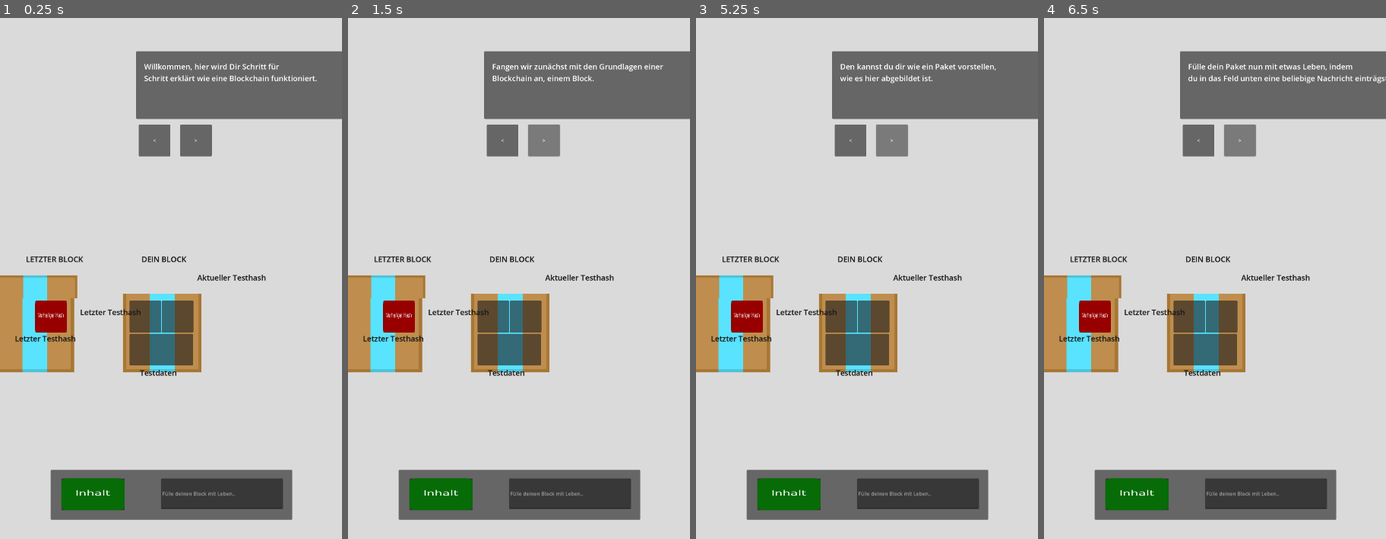
Above: before the commit, frames 1-4 (left to right).
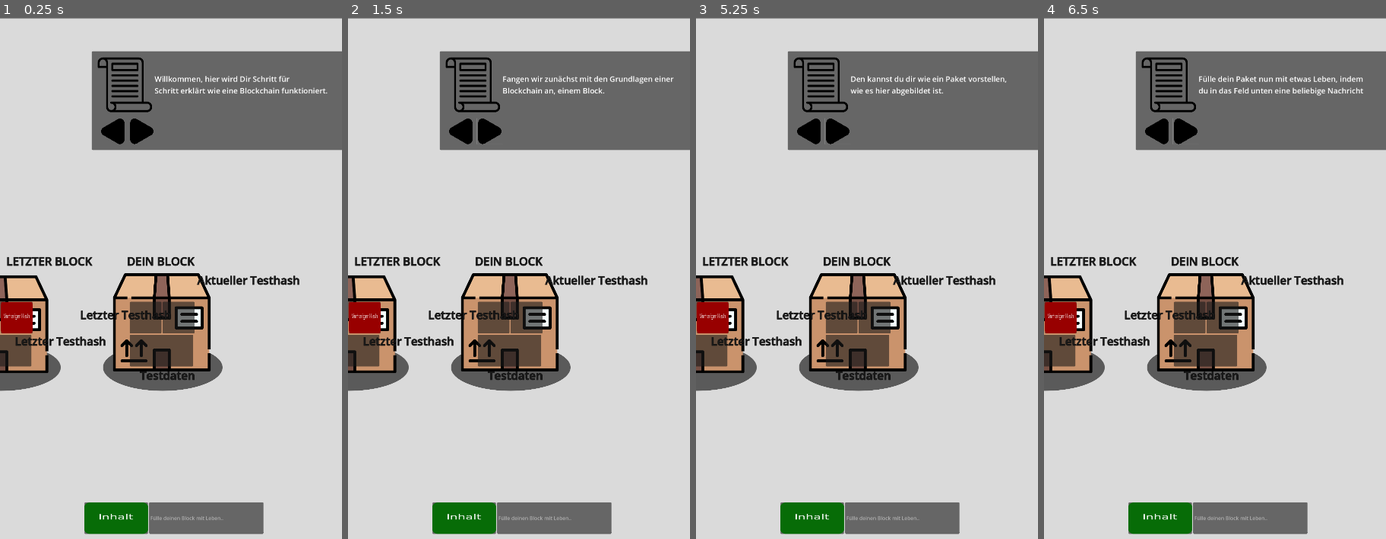
Above: after the commit, the same moments.

Repository: kkulber/blockchain
Game: Godot game, scene res://scenes/main.tscn
Same seed, same stepped clock (60 frames per second), same inputs: the game is played once before the commit and once after it.
Inputs (mouse positions are in pixels of both pictures, inside the frame that each line leads up to; where the layout moved, square brackets give the same spot in the first picture):
- Up to frame 1 (0.25 s): no input
- Up to frame 2 (1.5 s): click (460, 132) [501, 143] at 0.5 s; click (488, 132) [542, 143] at 1.25 s
- Up to frame 3 (5.25 s): click (808, 132) [849, 143] at 2 s; click (836, 132) [890, 143] at 2.75 s; click (808, 132) [849, 143] at 3.5 s; click (836, 132) [890, 143] at 4.25 s; tap Enter at 5 s
- Up to frame 4 (6.5 s): tap Space at 5.75 s

The runs differ from the first frame. In frame 1, 25% of the frame differs, in the area x 0-100%, y 0-100%; in frame 2, 25%; in frame 3, 25%; in frame 4, 25%.

Commit message:
Visual changes and quests working

Diff:
--- a/scenes/main.tscn
+++ b/scenes/main.tscn
@@ -1,18 +1,22 @@
-[gd_scene load_steps=12 format=3 uid="uid://dp0miaek6fwkg"]
+[gd_scene load_steps=14 format=3 uid="uid://dp0miaek6fwkg"]
 
 [ext_resource type="Script" uid="uid://ck2oqndpp715y" path="res://scripts/main.gd" id="1_lquwl"]
-[ext_resource type="Texture2D" uid="uid://bg8ehqpa8upe6" path="res://images/Paket.svg" id="2_o6xl0"]
+[ext_resource type="Texture2D" uid="uid://chku1xcq2qd8k" path="res://images/package.png" id="2_85g3d"]
+[ext_resource type="Texture2D" uid="uid://bkqbr6erkgyeg" path="res://images/ellipse.png" id="2_ya4ey"]
 [ext_resource type="PackedScene" uid="uid://delhpy0pbys1y" path="res://scenes/dad_rect.tscn" id="3_jyhfs"]
 [ext_resource type="PackedScene" uid="uid://dfgts0ldpgl01" path="res://scenes/dad_square.tscn" id="3_tbgi4"]
 [ext_resource type="Texture2D" uid="uid://bq0chd0f1jldb" path="res://images/PreviousHash.png" id="4_tefeu"]
 [ext_resource type="Texture2D" uid="uid://beaxmuatvovju" path="res://images/Data.png" id="5_o6xl0"]
-[ext_resource type="Texture2D" uid="uid://cgjmglf5fs7jg" path="res://images/PaketTop.svg" id="5_tipki"]
 [ext_resource type="Script" uid="uid://cly6rpvjpmjry" path="res://scripts/hashgenerator.gd" id="6_tefeu"]
 [ext_resource type="Script" uid="uid://sxao0ue5uobb" path="res://scripts/questcontainer.gd" id="9_85g3d"]
+[ext_resource type="Texture2D" uid="uid://cwx1als7pvpjg" path="res://images/quest.png" id="10_choun"]
+[ext_resource type="Texture2D" uid="uid://briaqfeif6avu" path="res://images/play-button.png" id="10_ya4ey"]
 
 [sub_resource type="LabelSettings" id="LabelSettings_tbgi4"]
-font_size = 24
+font_size = 36
 font_color = Color(0.101960786, 0.101960786, 0.101960786, 1)
+outline_size = 3
+outline_color = Color(0, 0, 0, 1)
 shadow_size = 5
 shadow_color = Color(0, 0, 0, 0.08627451)
 shadow_offset = Vector2(0, 0)
@@ -27,10 +31,12 @@
 
 [node name="CanvasLayer" type="CanvasLayer" parent="."]
 
-[node name="ColorRect" type="ColorRect" parent="CanvasLayer"]
+[node name="Background" type="ColorRect" parent="CanvasLayer"]
 anchors_preset = 15
 anchor_right = 1.0
 anchor_bottom = 1.0
+offset_top = 1.0
+offset_bottom = 1.0
 grow_horizontal = 2
 grow_vertical = 2
 color = Color(0.85490197, 0.85490197, 0.85490197, 1)
@@ -38,74 +44,96 @@
 [node name="YourBlock" type="Node2D" parent="CanvasLayer"]
 position = Vector2(383, 832)
 
-[node name="Paket" type="Sprite2D" parent="CanvasLayer/YourBlock"]
-position = Vector2(129, 161)
-scale = Vector2(0.19, 0.19)
-texture = ExtResource("2_o6xl0")
-
-[node name="data_rect" parent="CanvasLayer/YourBlock" instance=ExtResource("3_jyhfs")]
-offset_left = 26.0
-offset_top = 163.0
-offset_right = 226.0
-offset_bottom = 263.0
-metadata/_edit_use_anchors_ = true
-
-[node name="pointer_square" parent="CanvasLayer/YourBlock" instance=ExtResource("3_tbgi4")]
-offset_left = 26.0
-offset_top = 59.0
-offset_right = 126.0
-offset_bottom = 159.0
-metadata/_edit_use_anchors_ = true
-
-[node name="hash_square" parent="CanvasLayer/YourBlock" instance=ExtResource("3_tbgi4")]
-offset_left = 128.0
-offset_top = 59.0
-offset_right = 228.0
-offset_bottom = 159.0
-metadata/_edit_use_anchors_ = true
-
-[node name="PaketTop" type="Sprite2D" parent="CanvasLayer/YourBlock"]
-position = Vector2(128.99998, -85)
-scale = Vector2(0.19, 0.19)
-texture = ExtResource("5_tipki")
+[node name="Shadow" type="Sprite2D" parent="CanvasLayer/YourBlock"]
+modulate = Color(1, 1, 1, 0.5882353)
+position = Vector2(131, 269)
+scale = Vector2(0.7373047, 0.41041374)
+texture = ExtResource("2_ya4ey")
+
+[node name="Package" type="Sprite2D" parent="CanvasLayer/YourBlock"]
+position = Vector2(128, 127)
+scale = Vector2(0.6035156, 0.6035156)
+texture = ExtResource("2_85g3d")
+
+[node name="VBoxContainer" type="VBoxContainer" parent="CanvasLayer/YourBlock"]
+anchors_preset = -1
+offset_left = 27.0
+offset_top = 62.0
+offset_right = 231.0
+offset_bottom = 266.0
+grow_horizontal = 2
+grow_vertical = 2
+
+[node name="HBoxContainer" type="HBoxContainer" parent="CanvasLayer/YourBlock/VBoxContainer"]
+layout_mode = 2
+
+[node name="pointer_square" parent="CanvasLayer/YourBlock/VBoxContainer/HBoxContainer" instance=ExtResource("3_tbgi4")]
+layout_mode = 2
+metadata/_edit_use_anchors_ = true
+
+[node name="hash_square" parent="CanvasLayer/YourBlock/VBoxContainer/HBoxContainer" instance=ExtResource("3_tbgi4")]
+layout_mode = 2
+metadata/_edit_use_anchors_ = true
+
+[node name="data_rect" parent="CanvasLayer/YourBlock/VBoxContainer" instance=ExtResource("3_jyhfs")]
+layout_mode = 2
+metadata/_edit_use_anchors_ = true
 
 [node name="LastBlock" type="Node2D" parent="CanvasLayer"]
-position = Vector2(-17, 832)
-
-[node name="Paket" type="Sprite2D" parent="CanvasLayer/LastBlock"]
-position = Vector2(127, 161)
-scale = Vector2(0.19, 0.19)
-texture = ExtResource("2_o6xl0")
-
-[node name="hash_square" parent="CanvasLayer/LastBlock" instance=ExtResource("3_tbgi4")]
-offset_left = 128.0
-offset_top = 59.0
-offset_right = 228.0
-offset_bottom = 159.0
+position = Vector2(-130, 832)
+
+[node name="Shadow" type="Sprite2D" parent="CanvasLayer/LastBlock"]
+modulate = Color(1, 1, 1, 0.5882353)
+position = Vector2(133, 269)
+scale = Vector2(0.7373047, 0.41041374)
+texture = ExtResource("2_ya4ey")
+
+[node name="Package" type="Sprite2D" parent="CanvasLayer/LastBlock"]
+position = Vector2(128.00002, 133)
+scale = Vector2(0.6035156, 0.6035156)
+texture = ExtResource("2_85g3d")
+
+[node name="VBoxContainer" type="VBoxContainer" parent="CanvasLayer/LastBlock"]
+anchors_preset = -1
+offset_left = 29.0
+offset_top = 62.0
+offset_right = 233.0
+offset_bottom = 266.0
+grow_horizontal = 2
+grow_vertical = 2
+
+[node name="HBoxContainer" type="HBoxContainer" parent="CanvasLayer/LastBlock/VBoxContainer"]
+layout_mode = 2
+
+[node name="pointer_square" parent="CanvasLayer/LastBlock/VBoxContainer/HBoxContainer" instance=ExtResource("3_tbgi4")]
+layout_mode = 2
+metadata/_edit_use_anchors_ = true
+
+[node name="hash_square" parent="CanvasLayer/LastBlock/VBoxContainer/HBoxContainer" instance=ExtResource("3_tbgi4")]
+layout_mode = 2
 texture = ExtResource("4_tefeu")
 metadata/_edit_use_anchors_ = true
 
-[node name="PaketTop" type="Sprite2D" parent="CanvasLayer/LastBlock"]
-position = Vector2(127.99999, -81)
-scale = Vector2(0.19, 0.19)
-texture = ExtResource("5_tipki")
+[node name="data_rect" parent="CanvasLayer/LastBlock/VBoxContainer" instance=ExtResource("3_jyhfs")]
+layout_mode = 2
+metadata/_edit_use_anchors_ = true
 
 [node name="Labels" type="Node" parent="CanvasLayer"]
 
 [node name="LabelYourBlock" type="Label" parent="CanvasLayer/Labels"]
-offset_left = 447.0
-offset_top = 743.0
-offset_right = 569.0
-offset_bottom = 777.0
+offset_left = 401.0
+offset_top = 741.0
+offset_right = 614.0
+offset_bottom = 791.0
 text = "Dein Block"
 label_settings = SubResource("LabelSettings_tbgi4")
 uppercase = true
 
 [node name="LabelLastBlock" type="Label" parent="CanvasLayer/Labels"]
-offset_left = 82.0
-offset_top = 743.0
-offset_right = 232.0
-offset_bottom = 777.0
+offset_left = 20.0
+offset_top = 741.0
+offset_right = 291.0
+offset_bottom = 791.0
 text = "Letzter Block"
 label_settings = SubResource("LabelSettings_tbgi4")
 uppercase = true
@@ -156,58 +184,81 @@
 
 [node name="Datacreator" type="Node" parent="CanvasLayer"]
 
-[node name="Panel" type="Panel" parent="CanvasLayer/Datacreator"]
-offset_left = 160.0
-offset_top = 1424.0
-offset_right = 923.0
-offset_bottom = 1581.0
-
-[node name="Data" parent="CanvasLayer/Datacreator" instance=ExtResource("3_jyhfs")]
-offset_left = 194.0
-offset_top = 1451.0
-offset_right = 394.0
-offset_bottom = 1551.0
+[node name="Node2D" type="Node2D" parent="CanvasLayer/Datacreator"]
+position = Vector2(403, 1576)
+
+[node name="HBoxContainer" type="HBoxContainer" parent="CanvasLayer/Datacreator/Node2D"]
+anchors_preset = 8
+anchor_left = 0.5
+anchor_top = 0.5
+anchor_right = 0.5
+anchor_bottom = 0.5
+offset_left = -136.0
+offset_top = -50.0
+offset_right = 429.0
+offset_bottom = 50.0
+grow_horizontal = 2
+grow_vertical = 2
+
+[node name="Data" parent="CanvasLayer/Datacreator/Node2D/HBoxContainer" instance=ExtResource("3_jyhfs")]
+layout_mode = 2
 texture = ExtResource("5_o6xl0")
 
-[node name="DataInput" type="LineEdit" parent="CanvasLayer/Datacreator"]
-offset_left = 508.0
-offset_top = 1451.0
-offset_right = 894.0
-offset_bottom = 1547.0
+[node name="DataInput" type="LineEdit" parent="CanvasLayer/Datacreator/Node2D/HBoxContainer"]
+layout_mode = 2
+size_flags_horizontal = 3
 placeholder_text = "Fülle deinen Block mit Leben.."
 
 [node name="Questcontainer" type="Node" parent="CanvasLayer"]
 script = ExtResource("9_85g3d")
 
-[node name="Background" type="Panel" parent="CanvasLayer/Questcontainer"]
-offset_left = 430.0
+[node name="Node2D" type="Node2D" parent="CanvasLayer/Questcontainer"]
+
+[node name="Background" type="Panel" parent="CanvasLayer/Questcontainer/Node2D"]
+offset_left = 290.0
 offset_top = 105.0
 offset_right = 1101.0
-offset_bottom = 318.0
-
-[node name="Text" type="Label" parent="CanvasLayer/Questcontainer"]
-offset_left = 455.0
-offset_top = 136.0
-offset_right = 1026.0
-offset_bottom = 297.0
+offset_bottom = 416.0
+
+[node name="HBoxContainer" type="HBoxContainer" parent="CanvasLayer/Questcontainer/Node2D"]
+offset_left = 305.0
+offset_top = 121.0
+offset_right = 1067.0
+offset_bottom = 300.0
+
+[node name="TextureRect" type="TextureRect" parent="CanvasLayer/Questcontainer/Node2D/HBoxContainer"]
+layout_mode = 2
+texture = ExtResource("10_choun")
+expand_mode = 2
+
+[node name="Text" type="Label" parent="CanvasLayer/Questcontainer/Node2D/HBoxContainer"]
+layout_mode = 2
+size_flags_horizontal = 3
 label_settings = SubResource("LabelSettings_choun")
-
-[node name="LowerQuest" type="Button" parent="CanvasLayer/Questcontainer"]
-offset_left = 438.0
-offset_top = 336.0
-offset_right = 538.0
-offset_bottom = 436.0
-text = "<
+text_overrun_behavior = 2
+
+[node name="LowerQuest" type="Button" parent="CanvasLayer/Questcontainer/Node2D"]
+offset_left = 397.3049
+offset_top = 397.9234
+offset_right = 921.30493
+offset_bottom = 917.9234
+rotation = -3.1415927
+scale = Vector2(0.15707043, 0.15707043)
+text = "
 "
-
-[node name="AdvanceQuest" type="Button" parent="CanvasLayer/Questcontainer"]
-offset_left = 569.0
-offset_top = 336.0
-offset_right = 669.0
-offset_bottom = 436.0
-text = ">"
+icon = ExtResource("10_ya4ey")
+flat = true
+
+[node name="AdvanceQuest" type="Button" parent="CanvasLayer/Questcontainer/Node2D"]
+offset_left = 407.04916
+offset_top = 316.0
+offset_right = 927.0492
+offset_bottom = 836.0
+scale = Vector2(0.15707043, 0.15707043)
+icon = ExtResource("10_ya4ey")
+flat = true
 
 [connection signal="pressed" from="CanvasLayer/Hashgenerator/Button" to="CanvasLayer/Hashgenerator" method="generate_hash"]
-[connection signal="text_changed" from="CanvasLayer/Datacreator/DataInput" to="." method="_on_data_input_text_changed"]
-[connection signal="pressed" from="CanvasLayer/Questcontainer/LowerQuest" to="CanvasLayer/Questcontainer" method="lower_quest"]
-[connection signal="pressed" from="CanvasLayer/Questcontainer/AdvanceQuest" to="CanvasLayer/Questcontainer" method="advance_quest"]
+[connection signal="text_changed" from="CanvasLayer/Datacreator/Node2D/HBoxContainer/DataInput" to="." method="_on_data_input_text_changed"]
+[connection signal="pressed" from="CanvasLayer/Questcontainer/Node2D/LowerQuest" to="CanvasLayer/Questcontainer" method="lower_quest"]
+[connection signal="pressed" from="CanvasLayer/Questcontainer/Node2D/AdvanceQuest" to="CanvasLayer/Questcontainer" method="advance_quest"]
--- a/scripts/main.gd
+++ b/scripts/main.gd
@@ -17,15 +17,16 @@
 
 var hash_dad
 var block_is_complete = false
-var package_top
 
+var questcontainer
+
+# Show the hashgenerator
 func show_hashgenerator() -> void:
-	# Show the hashgenerator
 	$CanvasLayer/Hashgenerator.visible = true
 	hashgenerator_shown = true
 
+# Hide the hashgenerator
 func hide_hashgenerator() -> void:
-	# Hide the hashgenerator
 	$CanvasLayer/Hashgenerator.visible = false
 	hashgenerator_shown = false
 
@@ -36,35 +37,37 @@
 	block_label_hash = $CanvasLayer/Labels/BlockHash
 	block_label_data = $CanvasLayer/Labels/BlockData
 
+	data_dad = $CanvasLayer/YourBlock/VBoxContainer/data_rect
+	previous_pointer_dad = $CanvasLayer/YourBlock/VBoxContainer/HBoxContainer/pointer_square
+	hash_dad = $CanvasLayer/YourBlock/VBoxContainer/HBoxContainer/hash_square
+
+	questcontainer = $CanvasLayer/Questcontainer
+
 	# Setup labels
 	block_label_last_hash_original.text = block_last_hash
 	block_label_last_hash_link.text = block_last_hash
 	block_label_data.text = block_data
 	block_label_hash.text = block_hash
 
-	data_dad = $CanvasLayer/YourBlock/data_rect
-	previous_pointer_dad = $CanvasLayer/YourBlock/pointer_square
-	hash_dad = $CanvasLayer/YourBlock/hash_square
-
-	package_top = $CanvasLayer/YourBlock/PaketTop
-
 	# Turns off the hashgenerator
 	hide_hashgenerator()
 
-	# Hide the package top part
-	package_top.visible = false
+func _process(delta: float) -> void:
+	# Check if data dad has been set
+	if data_dad.texture:
+		questcontainer.trigger_quest_with_index(6)
 
-func _process(delta: float) -> void:
 	# Check each frame if previous hash and data dad
 	# have been set
 	if data_dad.texture and previous_pointer_dad.texture and not hashgenerator_shown:
 		show_hashgenerator()
+		questcontainer.trigger_quest_with_index(8)
 
 	# Check each frame if the block is complete
 	if data_dad.texture and previous_pointer_dad.texture and hash_dad.texture and not block_is_complete:
-		package_top.visible = true
 		block_is_complete = true
-# This function is called when the text inside
-# the data input field changes
-# func _on_data_input_text_changed(new_text: String) -> void:
-# 	block_label_hash.text = new_text
+		questcontainer.trigger_quest_with_index(9)
+
+# Function called, when the user enters some text
+func _on_data_input_text_changed(new_text: String) -> void:
+	questcontainer.trigger_quest_with_index(4)
--- a/scripts/questcontainer.gd
+++ b/scripts/questcontainer.gd
@@ -2,48 +2,70 @@
 
 # Dicitionary that stores all quests
 var quests = [
+	# 0
 	"Willkommen, hier wird Dir Schritt für
 	Schritt erklärt wie eine Blockchain funktioniert.",
+	# 1
 	"Fangen wir zunächst mit den Grundlagen einer
 	Blockchain an, einem Block.",
+	# 2
 	"Den kannst du dir wie ein Paket vorstellen,
 	wie es hier abgebildet ist.",
+	# 3
 	"Fülle dein Paket nun mit etwas Leben, indem
 	du in das Feld unten eine beliebige Nachricht einträgst.",
+	# 4
 	"Super, nun ziehe den Datenblock neben dem Feld
 	nach oben in das Paket.",
+	# 5
 	"Damit eine Blockchain funktioniert und die Blöcke
 	tatsächlich aneinanderhängen, muss jeder Block auf den vorherigen
 	Block verweisen.",
+	# 6
 	"Das machst Du, indem du den sogenannten Hash aus dem
 	vorherigen Block in die Stelle dafür in Deinem Block ziehst.",
+	# 7
 	"Fast fertig! Damit Dein Block gültig wird und auch
 	ein zukünftiger nächster Block auf ihn zeigen kann, braucht er auch
 	einen eigenen Hash.",
+	# 8
 	"Um Deinen eigenen Hash zu erstellen drücke zunächst
 	auf den Button oben rechts und ziehe den Hash in deinen Block.",
+	# 9
 	"Fertig! Dein Block ist fertig und das Paket ist
 	sozusagen geschlossen. Schau Dir doch mal die komplette Kette
 	hier an."
 ]
 var label
 var current_quest = 0
+var current_quest_max = 3
 
-func lower_quest():
+func lower_quest() -> void:
 	# Return if lowest quest is already selected
 	if current_quest <= 0: return
 	current_quest -= 1
 	label.text = quests[current_quest]
 
-func advance_quest():
+func advance_quest() -> void:
 	# Return if highest quest is already selected
-	if current_quest >= len(quests)-1: return
+	if current_quest >= len(quests)-1 or current_quest == current_quest_max: return
 	current_quest += 1
 	label.text = quests[current_quest]
 
+func set_current_quest_max(new_max: int) -> void:
+	current_quest_max = new_max
+
+# Advances the current_quest and sets the current_quest_max directly to the passed
+# quest. Only works if the current_quest_max is below the passed one.
+# This prevents the user to be set back to a previous quest
+func trigger_quest_with_index(index: int) -> void:
+	if index <= current_quest_max: return	# Return if an already finished quest was triggered
+	current_quest_max = index
+	advance_quest()
+
 func _ready() -> void:
 	# Get label reference
-	label = $Text
+	label = $Node2D/HBoxContainer/Text
 
 	# Load first quest (usually 0)
 	label.text = quests[current_quest]
Binary file added: images/ellipse.png
Not shown, added: images/ellipse.png.import
Binary file added: images/package.png
Not shown, added: images/package.png.import
Binary file added: images/play-button.png
Not shown, added: images/play-button.png.import
Binary file added: images/quest.png
Not shown, added: images/quest.png.import
